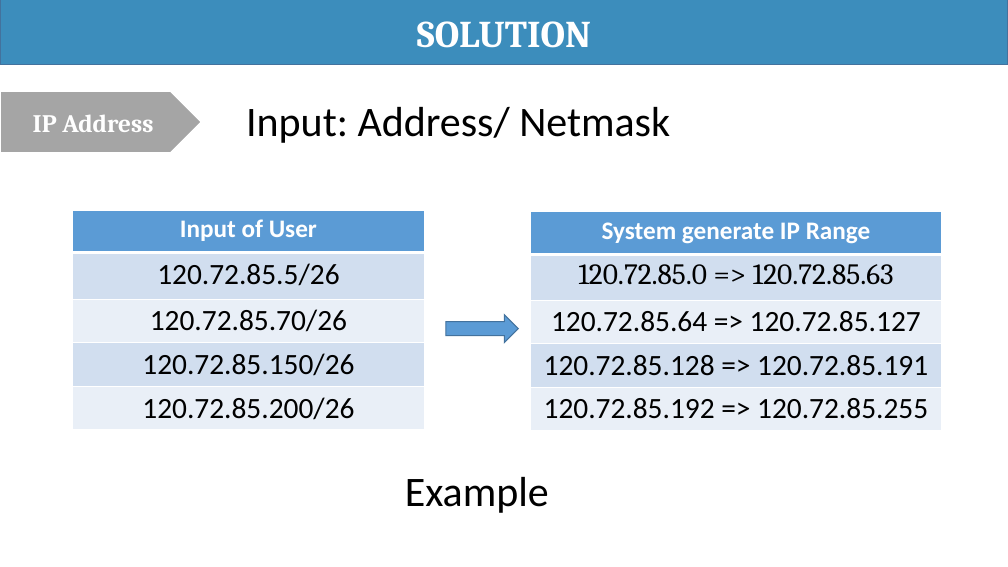
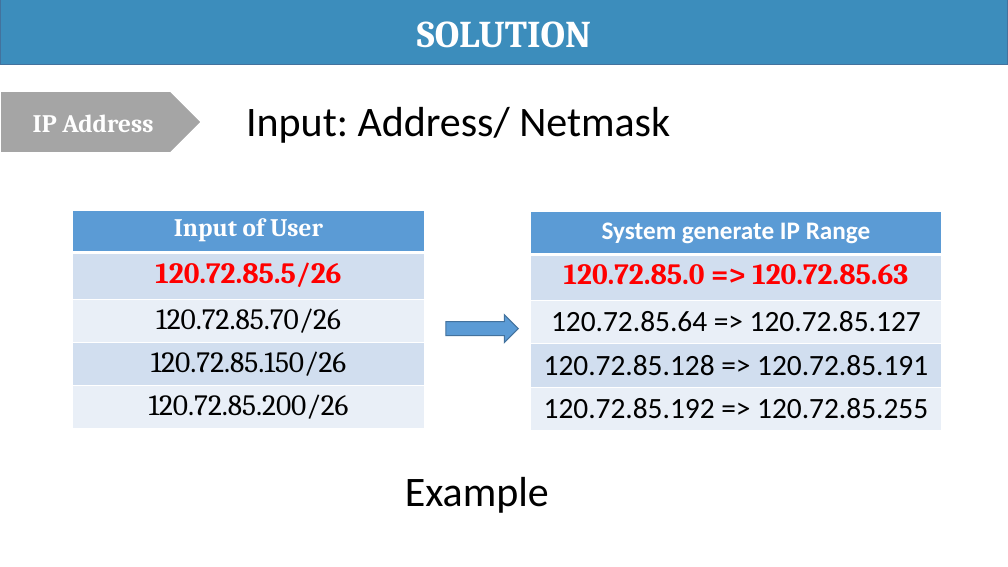
Before and after one commit to haltt051093/IMS-datacenter, a slide deck: slide 20 of Document/Presentation/IMS_20160418_Presentation.pptx. Drawn at 1008x567 pixels with LibreOffice and Linux fonts; fonts in the diff are those of the drawing. Boxes give left, top, right and bottom in pixels: in the first picture for what was removed or moved away, otherwise in the second. Text is boxed around its words. In the diff, an @@ line names an element or a change of style, - is before the commit and + after.

Commit message:
update presentation

```diff
--- a/Document/Presentation/IMS_20160418_Presentation.pptx
+++ b/Document/Presentation/IMS_20160418_Presentation.pptx
@@ table at [73,210,425,430] @@
@@ font Calibri to Cambria @@
@@ text colour #000000 to #FF0000, bold on in "120.72.85.5/26" @@
@@ table at [531,212,941,429] @@
@@ text colour #000000 to #FF0000, bold on in "120.72.85.0 => 120.72.85.63" @@
```
Also in this commit, not shown: 2 other slides changed, 1 slide added, 3 other files.
